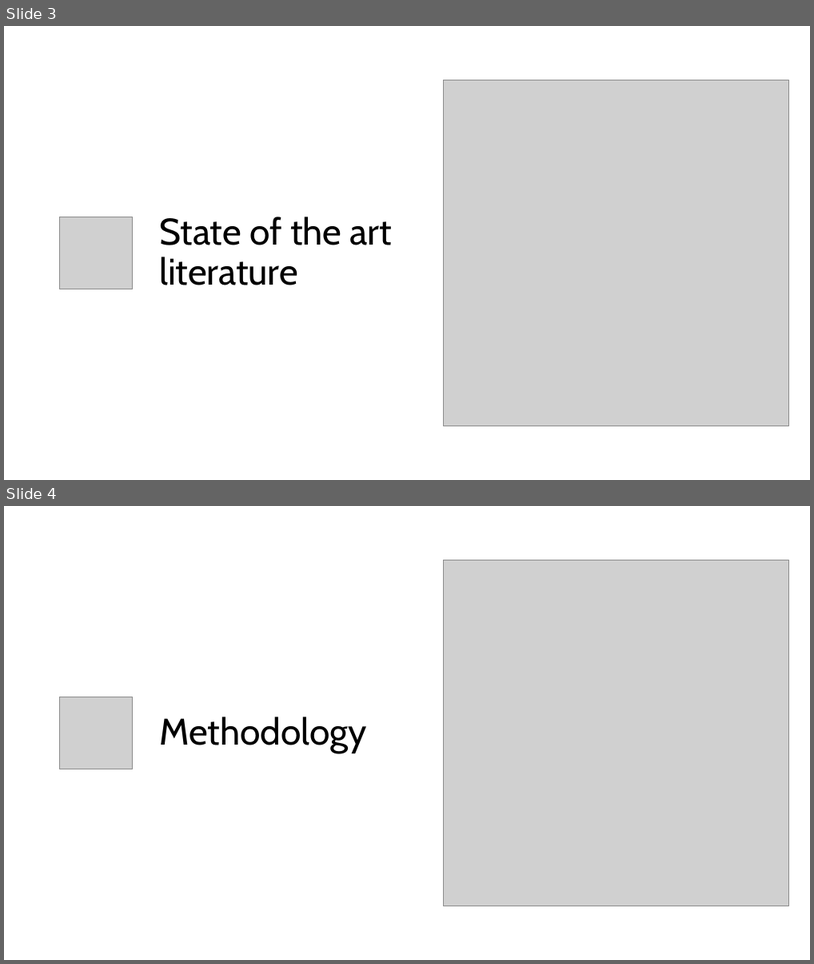
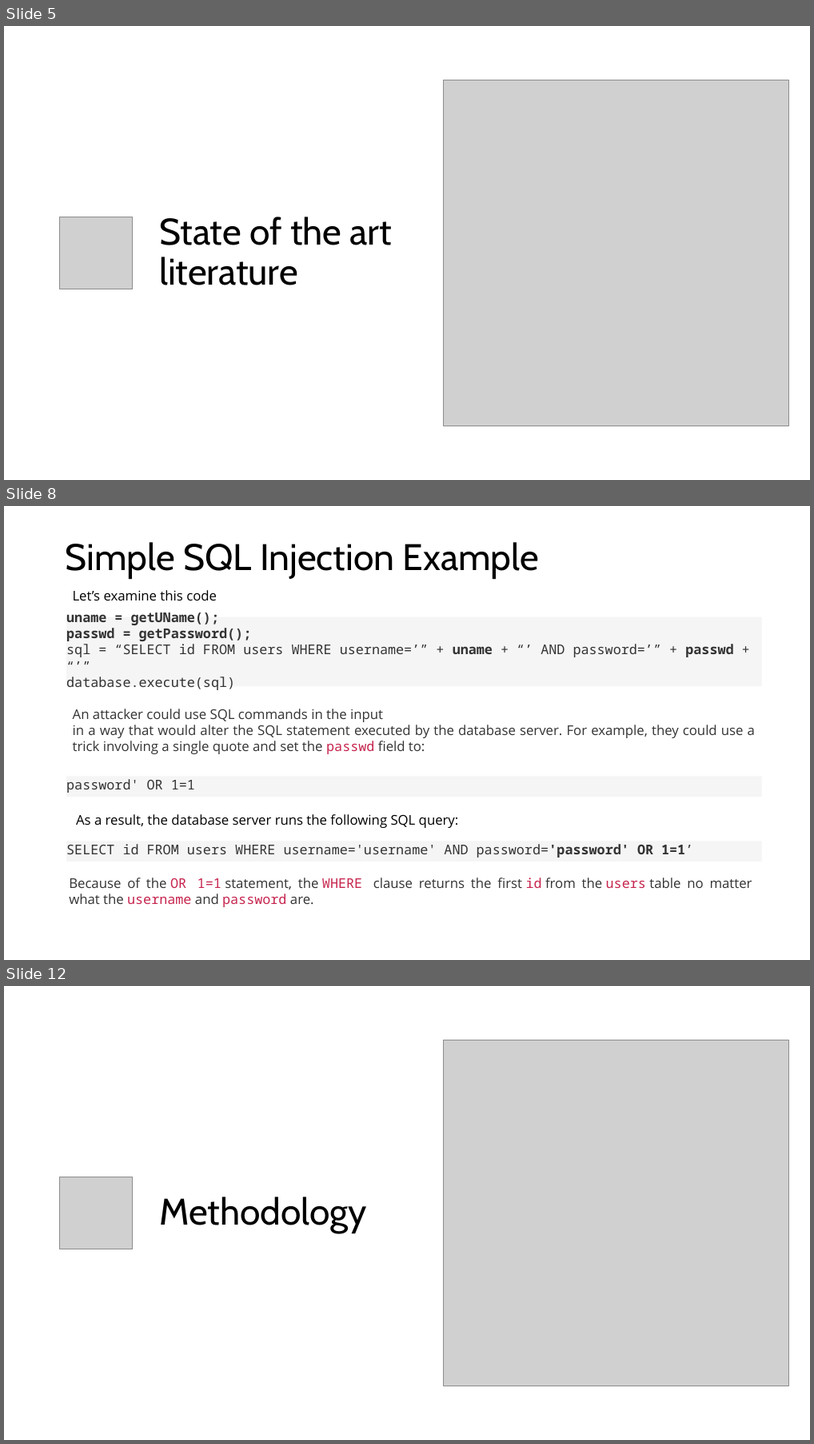
Before and after one commit to lsiddiqsunny/Undergraduate-Thesis, a slide deck: Presentation/SQL Vulnerability after 4-1 mid.pptx. Shown one above the other, each under a label of ours: slides 3 and 4 before the commit, slides 5, 8 and 12 after it; the slides between them are not shown. The pictures are 814x964 and 814x1444 pixels, drawn with LibreOffice and Linux fonts; fonts in the diff are those of the drawing; grey boxes stand for pictures. Boxes give left, top, right and bottom in pixels: in the first picture for what was removed or moved away, otherwise in the second. Text is boxed around its words. In the diff, an @@ line names an element or a change of style, - is before the commit and + after.

Commit message:
Updated presentation

```diff
--- a/Presentation/SQL Vulnerability after 4-1 mid.pptx
+++ b/Presentation/SQL Vulnerability after 4-1 mid.pptx
@@ slide 8 added at [4,506,810,960], background #FFFFFF @@
@@ title added at [66,542,539,579], 44 pt, text #000000 @@
+Simple SQL Injection Example
@@ text added at [73,590,217,600], 16 pt, text #000000 @@
+Let’s examine this code
@@ rectangle added at [66,616,762,686], fill #F5F5F5, 16 pt, text #333333 @@
+uname = getUName();
+passwd = getPassword();
+sql = “SELECT id FROM users WHERE username=’” + uname + “’ AND password=’” + passwd + “’”
+database.execute(sql)
@@ text added at [73,708,755,754], 16 pt, text #333333 @@
+An attacker could use SQL commands in the input
+in a way that would alter the SQL statement executed by the database server. For example, they could use a trick involving a single quote and set the passwd field to:
@@ rectangle added at [66,776,762,796], fill #F5F5F5, 16 pt, text #333333 @@
+password' OR 1=1
@@ text added at [76,814,459,828], 16 pt, text #000000 @@
+As a result, the database server runs the following SQL query:
@@ rectangle added at [66,840,762,861], fill #F5F5F5, 16 pt, text #333333 @@
+SELECT id FROM users WHERE username='username' AND password='password' OR 1=1’
@@ text added at [69,877,753,907], 16 pt, text #333333 @@
+Because of the OR 1=1 statement, the WHERE clause returns the first id from the users table no matter what the username and password are.
@@ what was slide 3 is now slide 5 @@
@@ what was slide 4 is now slide 12 @@
```
Also in this commit, not shown: 1 slide changed, 7 other slides added.
